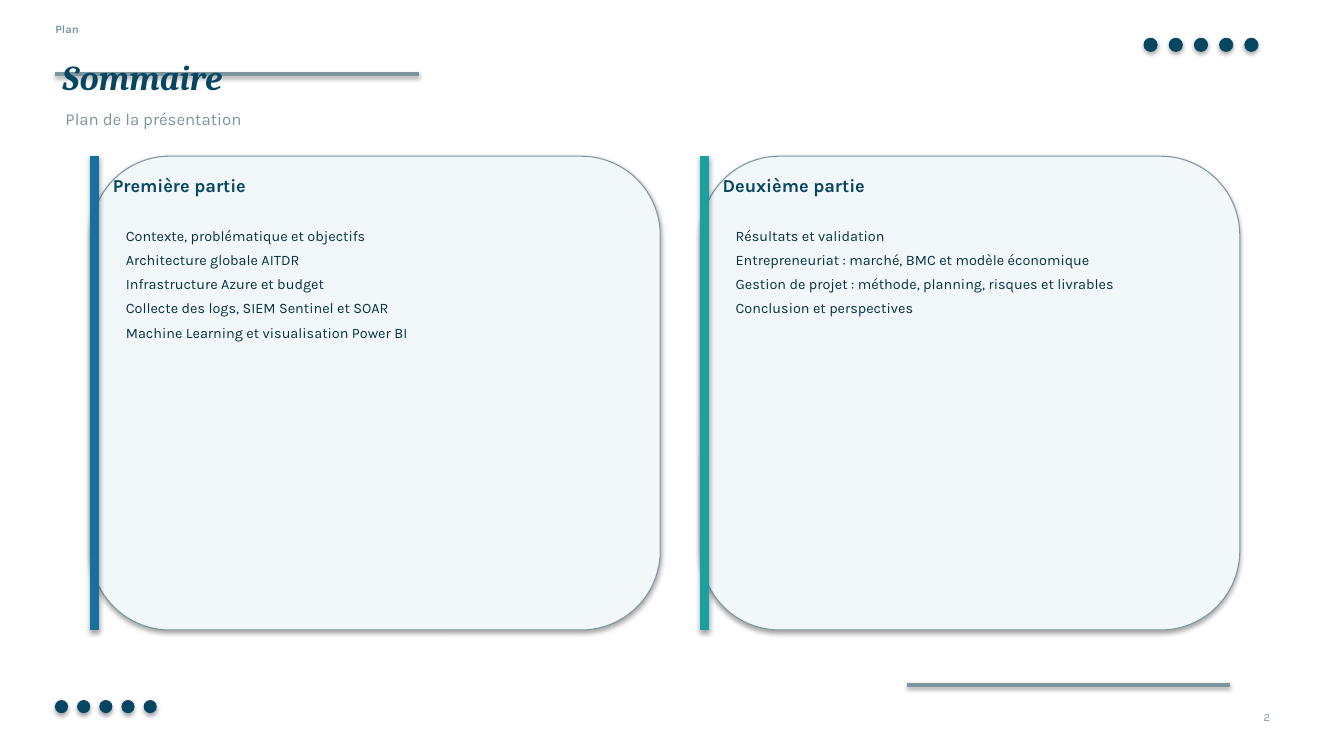
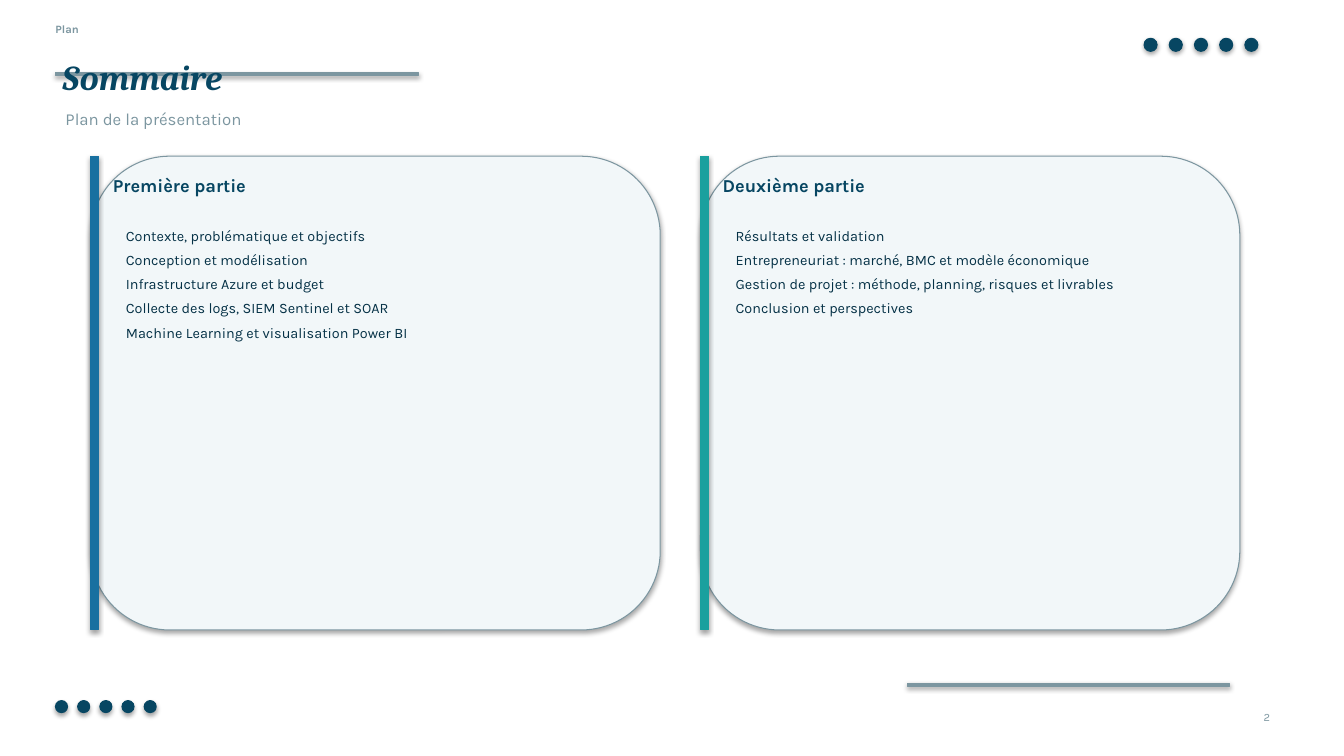
Before and after one commit to slayqueearikma-beep/test, a slide deck: slide 2 of presentation/AITDR_completed_after_slide_13_FR.pptx. Drawn at 1344x756 pixels with LibreOffice and Linux fonts; fonts in the diff are those of the drawing. Boxes give left, top, right and bottom in pixels: in the first picture for what was removed or moved away, otherwise in the second. Text is boxed around its words. In the diff, an @@ line names an element or a change of style, - is before the commit and + after.

```diff
--- a/presentation/AITDR_completed_after_slide_13_FR.pptx
+++ b/presentation/AITDR_completed_after_slide_13_FR.pptx
@@ text at [126, 254, 307, 269]: text changed @@
-Architecture globale AITDR
+Conception et modélisation
```
Also in this commit, not shown: 27 other slides changed, 5 slides added, 4 other files.
